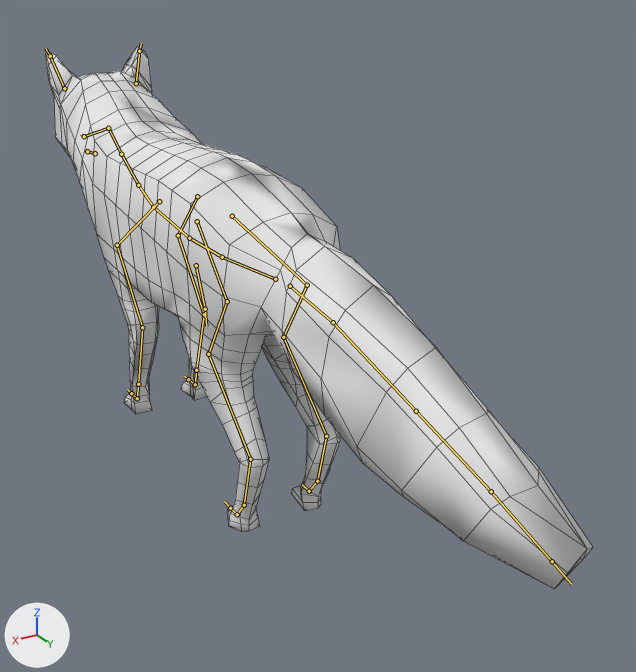
What one commit did to the Blender file rigs/fox/animation-fox-bark.blend.
The view is the same before and after, from a camera (50 mm lens) standing at (1.36, 3.3, 2.01) and looking at (-0.28, 0.57, 0.65). Lighting does not change. The marker at lower left points along +X, +Y and +Z. The older version comes first. Both versions are drawn at frame 0 of the action 'Bark'; the numbers are the values there. The bones that change, and the others that lie on the model, are drawn over the model as lines. Mesh edges are drawn as thin lines.

In view in the first picture: 'Fox-Mesh.001'.
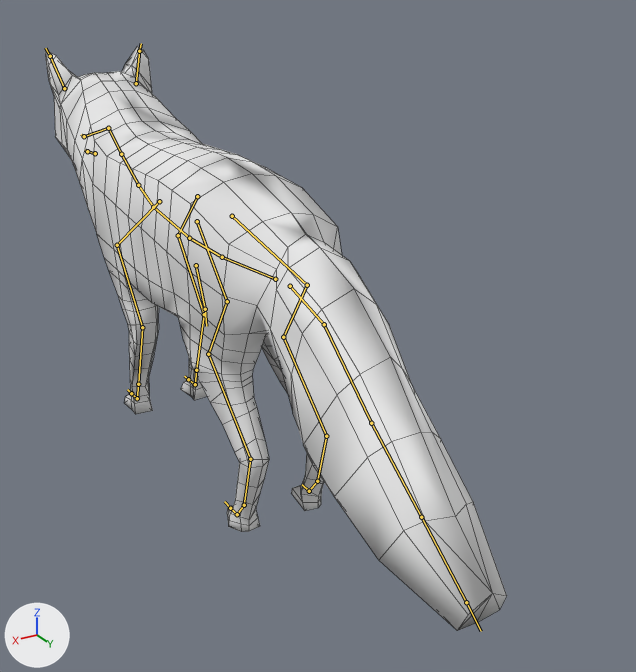
Commit message: Fix looping animations by moving start to 0

The edits, one by one:
Bone 'DRV_Tail_Base.001' (bone_drv_tail_base_001) turns from (-10, 0, 2) to (-10, -1, -5) degrees about its own x, y and z.
Bone 'DRV_Tail_Mid.002' (bone_drv_tail_mid_002) turns from (-10, 1, 3) to (-10, -2, -5) degrees about its own x, y and z.

Where the change shows, as pixel boxes (x1, y1, x2, y2) in the pictures (636 x 672 px):
'Fox-Mesh.001', posed (16% narrower, 8% taller)
    before: (45, 46, 593, 589)
    after: (45, 46, 507, 631)
